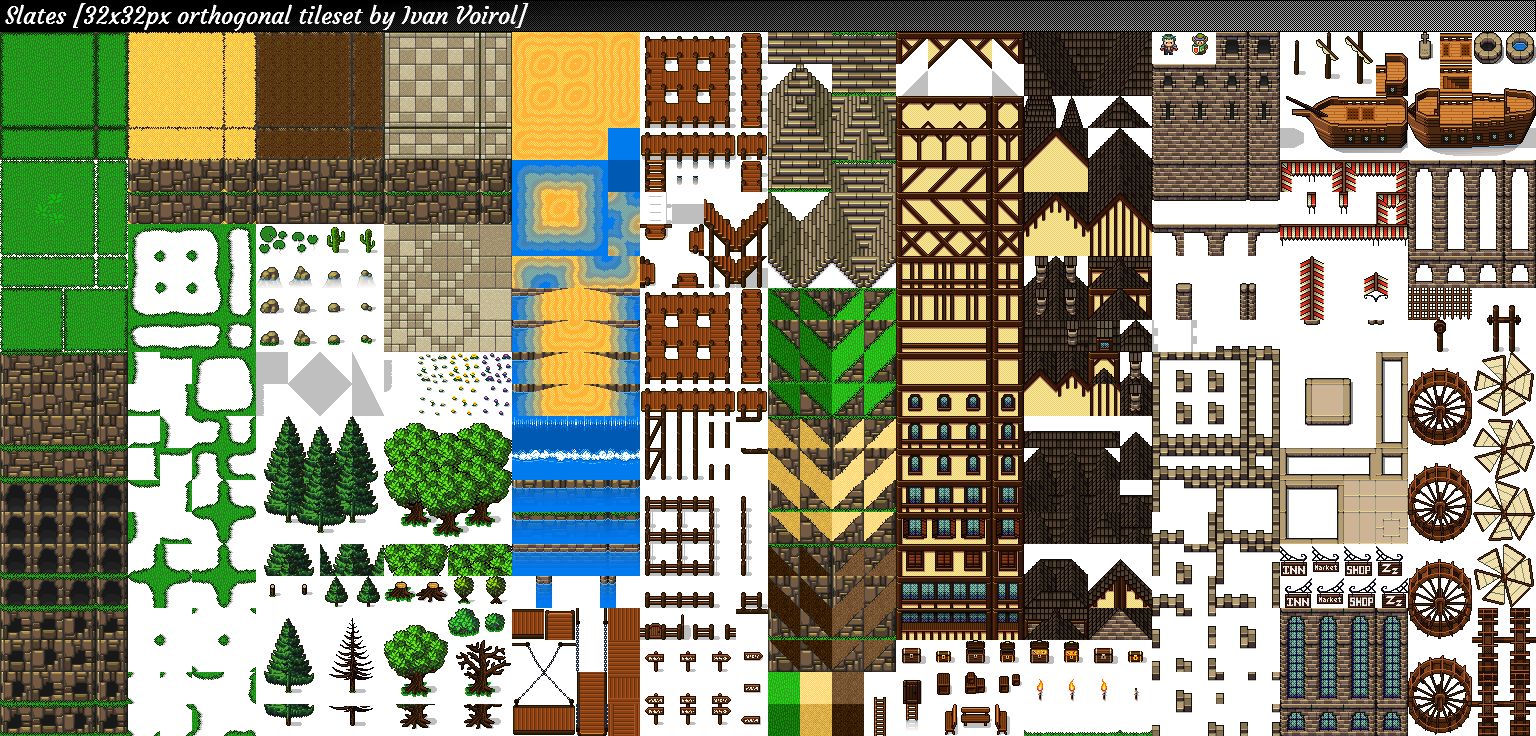
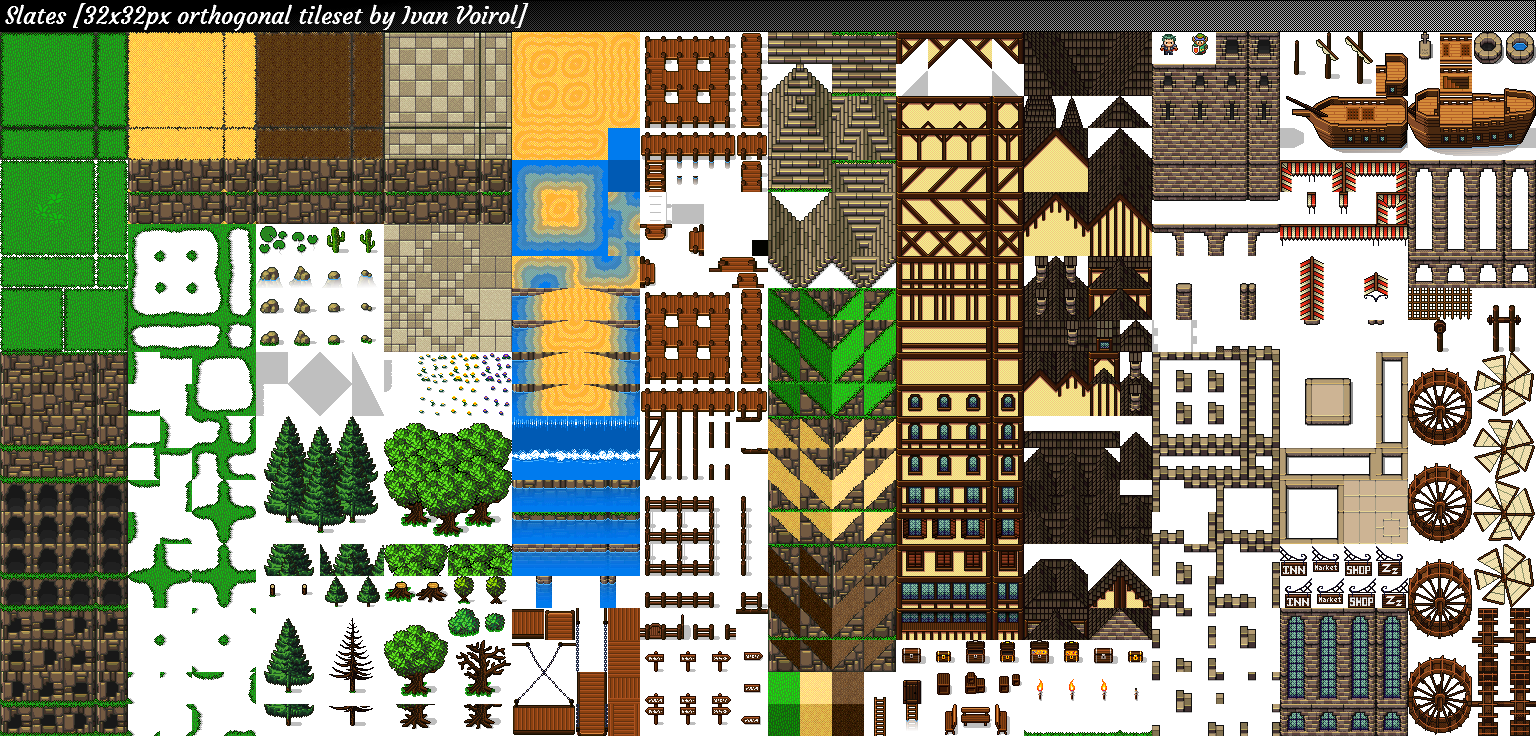
Revision of a layered 1536 × 736 image; what changed, layer by layer:
added layer "Layer 10" above "Layer 9" over [752, 240, 768, 256]
added layer "Layer 9" above "Layer 0" over [709, 257, 768, 272]
painted on "Layer 0" over [672, 199, 768, 288]
